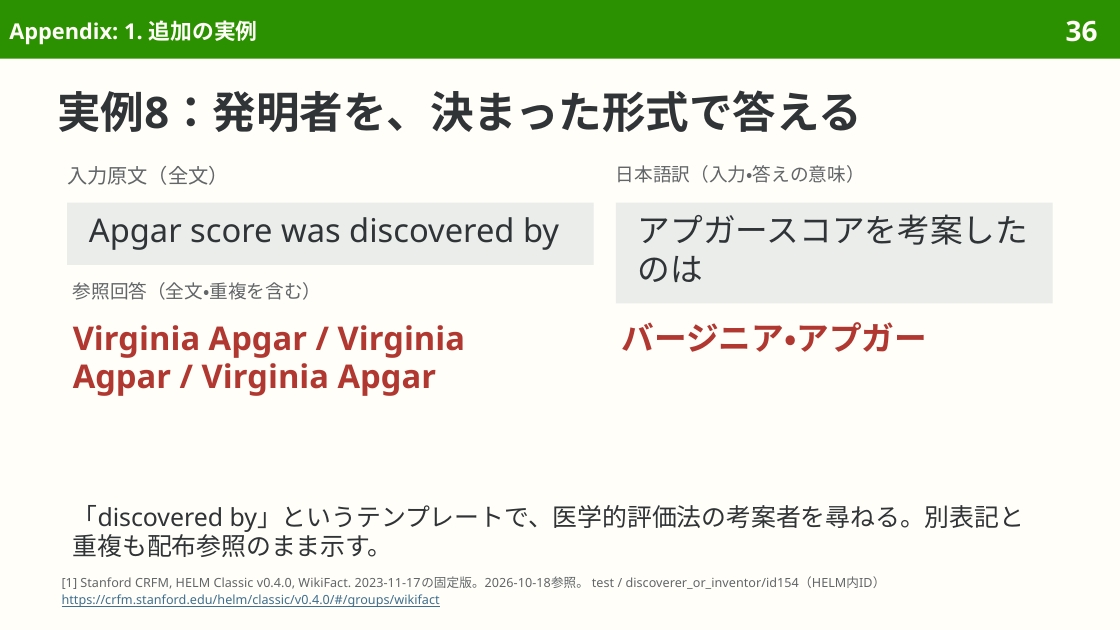
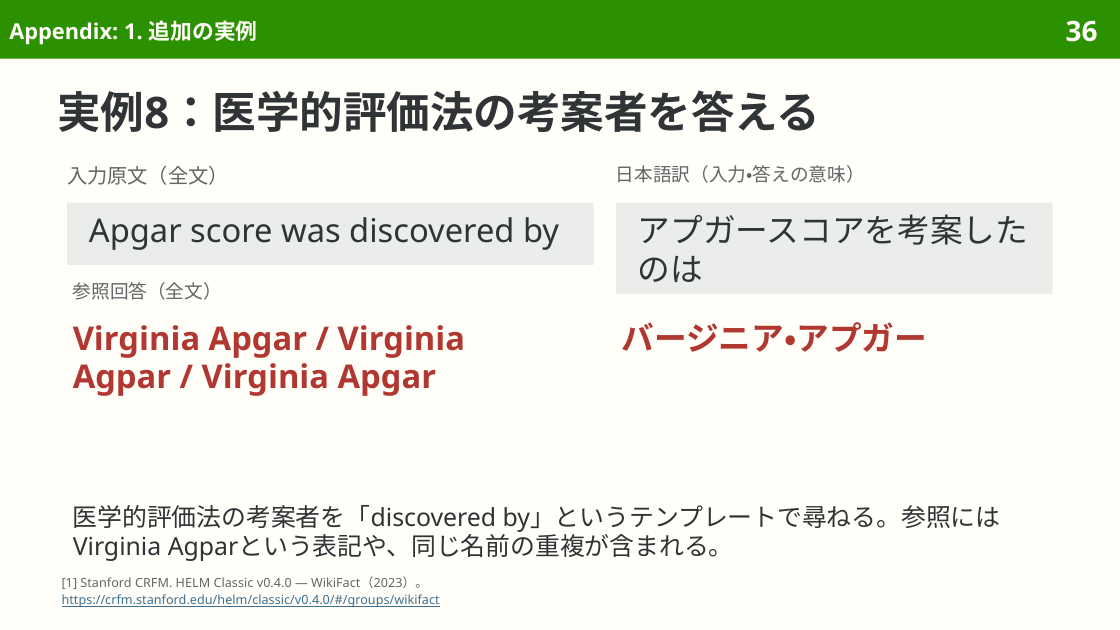
Before and after one commit to sasakiy84/datasets-in-10-minutes, a slide deck: slide 36 of slides/datasets-in-10-minutes-wikifact.pptx. Drawn at 1120x630 pixels with LibreOffice and Linux fonts; fonts in the diff are those of the drawing. Boxes give left, top, right and bottom in pixels: in the first picture for what was removed or moved away, otherwise in the second. Text is boxed around its words. In the diff, an @@ line names an element or a change of style, - is before the commit and + after.

Commit message:
Clarify WikiFact factual completion and verify HELM construction from Wikidata

```diff
--- a/slides/datasets-in-10-minutes-wikifact.pptx
+++ b/slides/datasets-in-10-minutes-wikifact.pptx
@@ title at <box>57,90,820,132</box>: text changed @@
-実例8：発明者を、決まった形式で答える
+実例8：医学的評価法の考案者を答える
@@ rectangle "アプガースコアを考案したのは": place and size @@
-rectangle "アプガースコアを考案したのは" at <box>616,203,1053,304</box>
+rectangle "アプガースコアを考案したのは" at <box>616,203,1053,295</box>
@@ text at <box>73,282,222,300</box>: text changed @@
-参照回答（全文・重複を含む）
+参照回答（全文）
@@ text at <box>73,505,1001,561</box>: text changed @@
-「discovered by」というテンプレートで、医学的評価法の考案者を尋ねる。別表記と重複も配布参照のまま示す。
+医学的評価法の考案者を「discovered by」というテンプレートで尋ねる。参照にはVirginia Agparという表記や、同じ名前の重複が含まれる。
@@ text at <box>62,576,428,589</box>: text changed @@
-[1] Stanford CRFM, HELM Classic v0.4.0, WikiFact. 2023-11-17の固定版。2026-10-18参照。 test / discoverer_or_inventor/id154（HELM内ID）
+[1] Stanford CRFM. HELM Classic v0.4.0 — WikiFact（2023）。
```
Also in this commit, not shown: 39 other slides changed, 2 slides removed, 42 other files.
